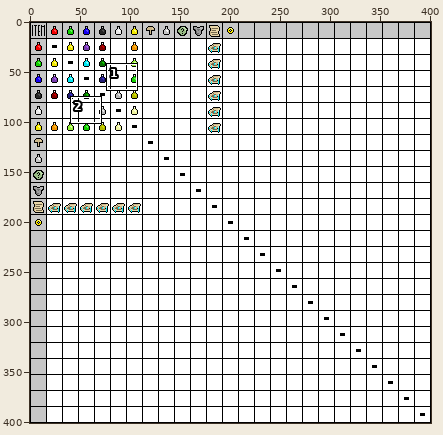
Two versions of one sprite sheet, Recipes.png. Above, an overview of the earlier version with the close-up marked.
Close-up. Before the commit:
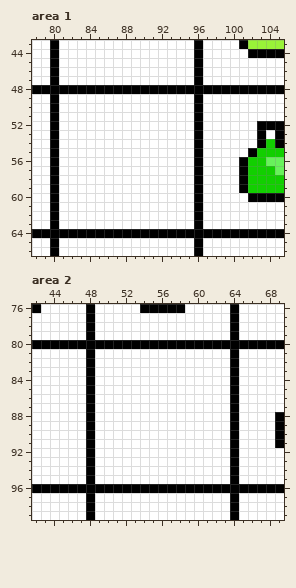
The file is 401x401 pixels. Shown: area 1: x 78..105, y 43..66; area 2: x 42..69, y 76..99.
The result:
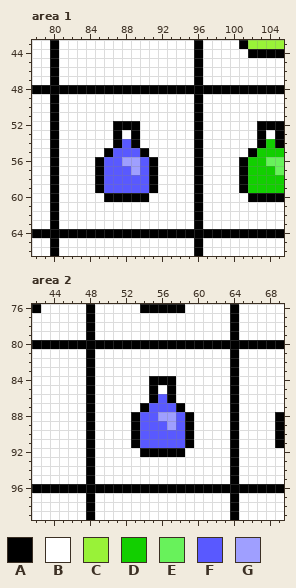
Palette (. is transparent): A #000000  B #ffffff  C #99f238  D #12cf00  E #68f25b  F #5959ff  G #9f9fff
The exact change:
Area 1:
y 52: x 87..89 BBB -> AAA
y 53: x 87 B -> A; x 89 B -> A
y 54: x 87..89 BBB -> AFA
y 55: x 86..90 BBBBB -> AFFFA
y 56: x 85..91 BBBBBBB -> AFFGGFA
y 57: x 85..91 BBBBBBB -> AFFFGFA
y 58..59: x 85..91 BBBBBBB -> AFFFFFA
y 60: x 86..90 BBBBB -> AAAAA
Area 2:
y 84: x 55..57 BBB -> AAA
y 85: x 55 B -> A; x 57 B -> A
y 86: x 55..57 BBB -> AFA
y 87: x 54..58 BBBBB -> AFFFA
y 88: x 53..59 BBBBBBB -> AFFGGFA
y 89: x 53..59 BBBBBBB -> AFFFGFA
y 90..91: x 53..59 BBBBBBB -> AFFFFFA
y 92: x 54..58 BBBBB -> AAAAA
Pixel boxes of the changes (left, top, right, bottom) in both close-ups:
changed: (95, 121, 158, 202)
changed: (131, 376, 194, 457)
